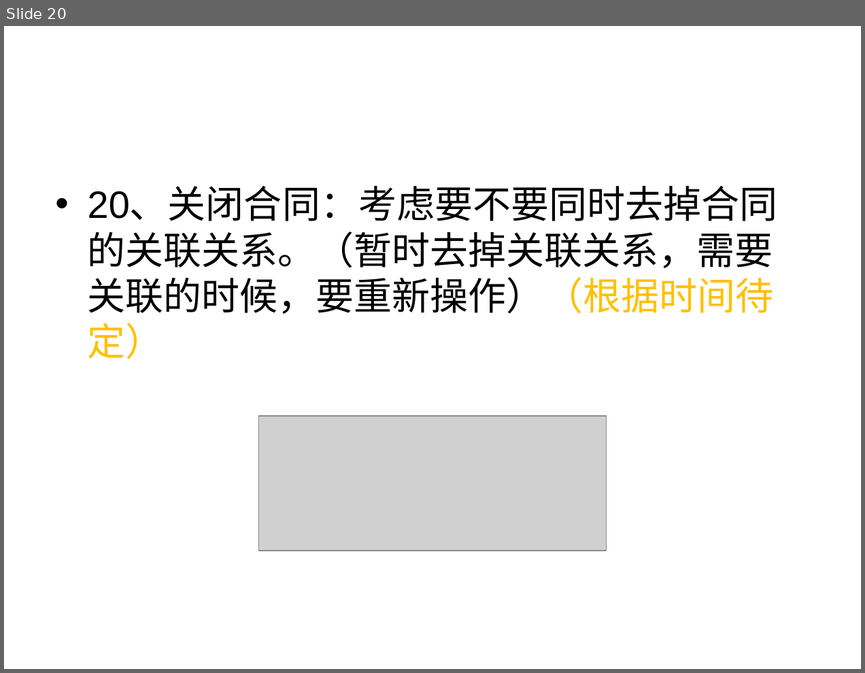
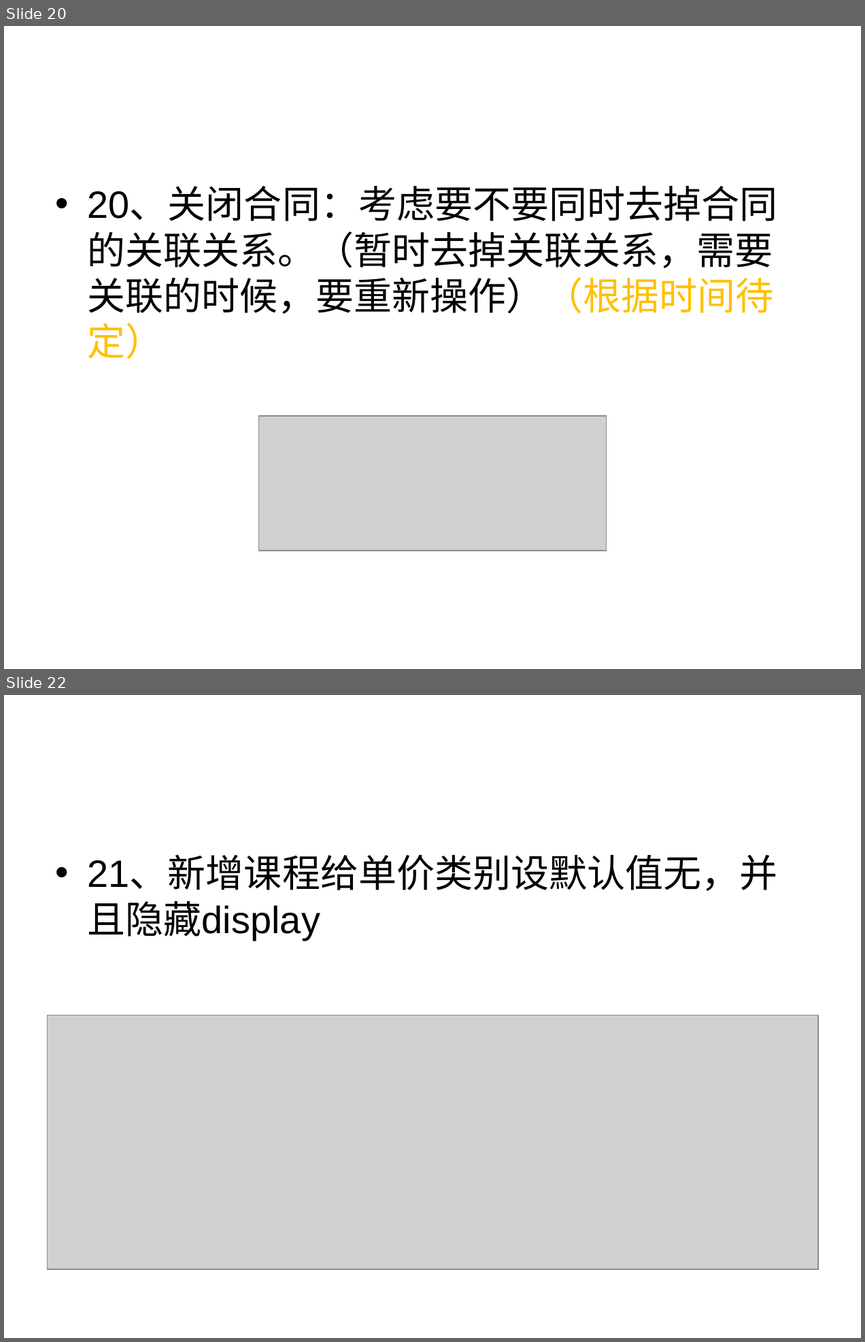
Before and after one commit to lieoluntan/sdpkRW, a slide deck: 个人测试任务表/0121测试问题/0121总任务（16点修订版）.ppt. Shown one above the other, each under a label of ours: slide 20 before the commit, slides 20 and 22 after it; the slides between them are not shown. The pictures are 865x673 and 865x1342 pixels, drawn with LibreOffice and Linux fonts; fonts in the diff are those of the drawing; grey boxes stand for pictures. Boxes give left, top, right and bottom in pixels: in the first picture for what was removed or moved away, otherwise in the second. Text is boxed around its words. In the diff, an @@ line names an element or a change of style, - is before the commit and + after.

```diff
--- a/个人测试任务表/0121测试问题/0121总任务（16点修订版）.ppt
+++ b/个人测试任务表/0121测试问题/0121总任务（16点修订版）.ppt
@@ slide 22 added at bbox=[4, 695, 861, 1338], background #FFFFFF @@
@@ text added at bbox=[88, 857, 778, 941], 32 pt, text #000000 @@
+• 21、新增课程给单价类别设默认值无，并且隐藏display
@@ picture added at bbox=[47, 1015, 818, 1269] @@
```
Also in this commit, not shown: 1 other slide added, 1 other file.
